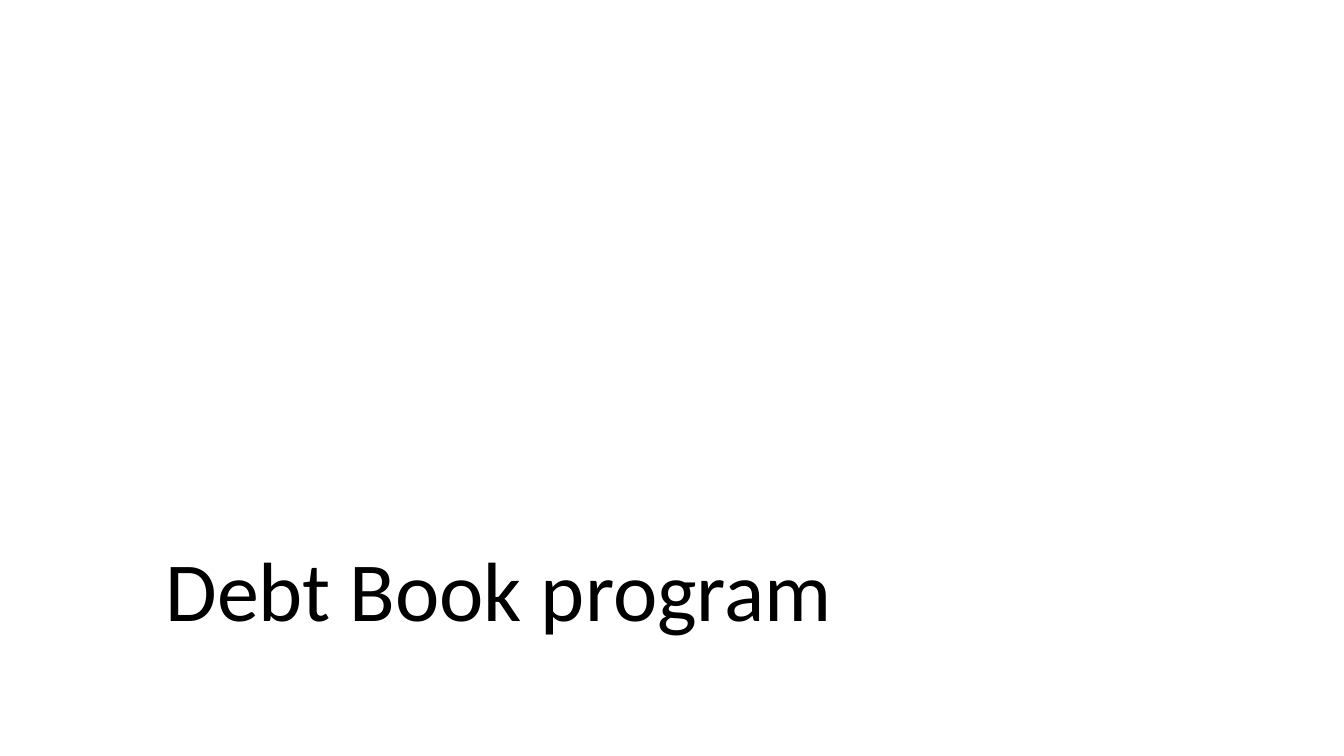
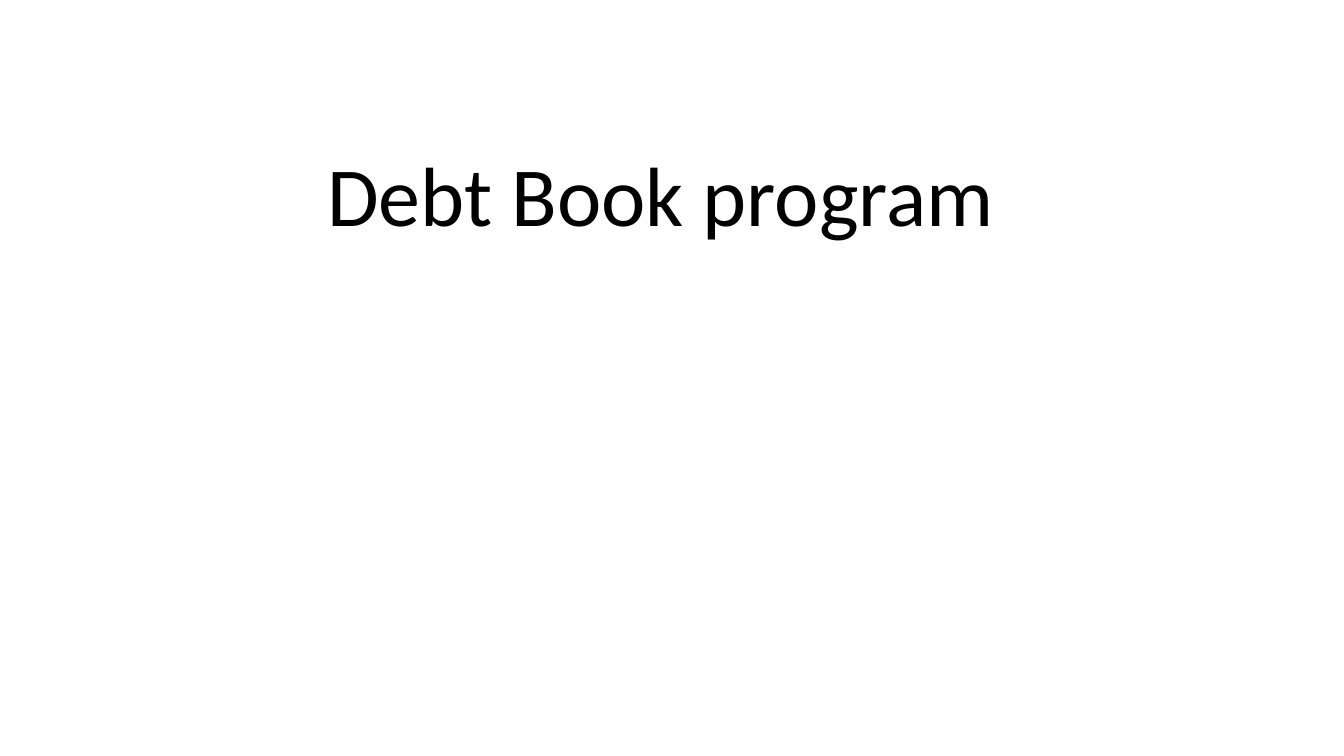
Before and after one commit to SWTGruppe29/DebtBook, a slide deck: slide 1 of Præsentation.pptx. Drawn at 1344x756 pixels with LibreOffice and Linux fonts; fonts in the diff are those of the drawing. Boxes give left, top, right and bottom in pixels: in the first picture for what was removed or moved away, otherwise in the second. Text is boxed around its words. In the diff, an @@ line names an element or a change of style, - is before the commit and + after.

```diff
--- a/Præsentation.pptx
+++ b/Præsentation.pptx
@@ title "Debt Book program": place and size @@
-title "Debt Book program" at (165, 562, 832, 636)
+title "Debt Book program" at (327, 167, 994, 241)
```
Also in this commit, not shown: 1 other slide changed, 1 slide removed.
